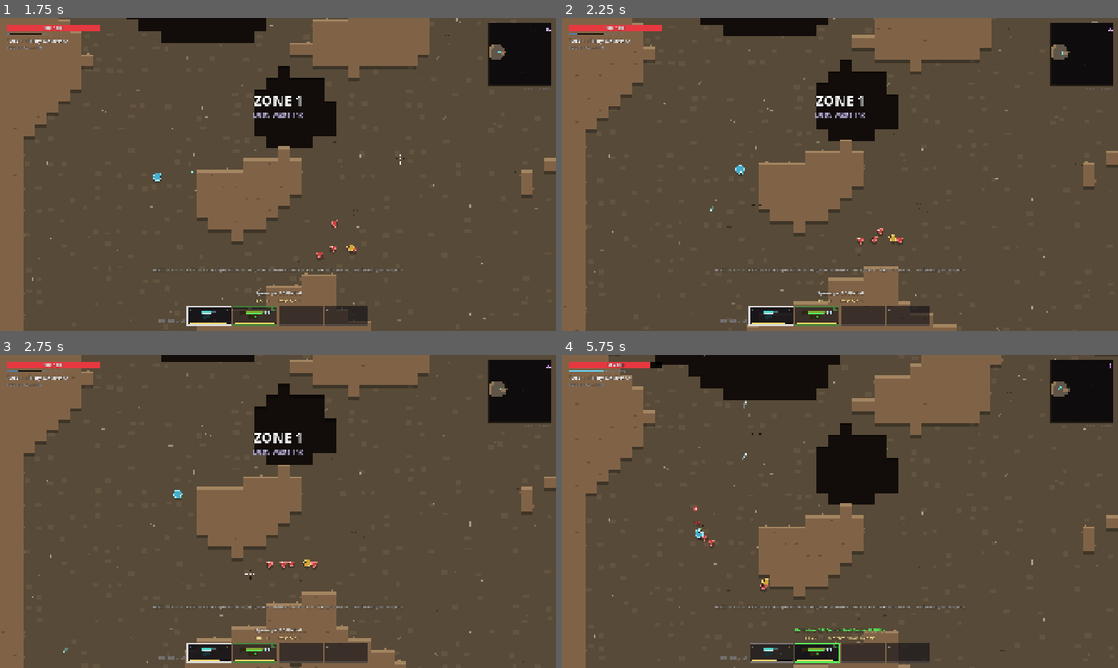
Above: before the commit, frames 1-4 (two rows, left to right).
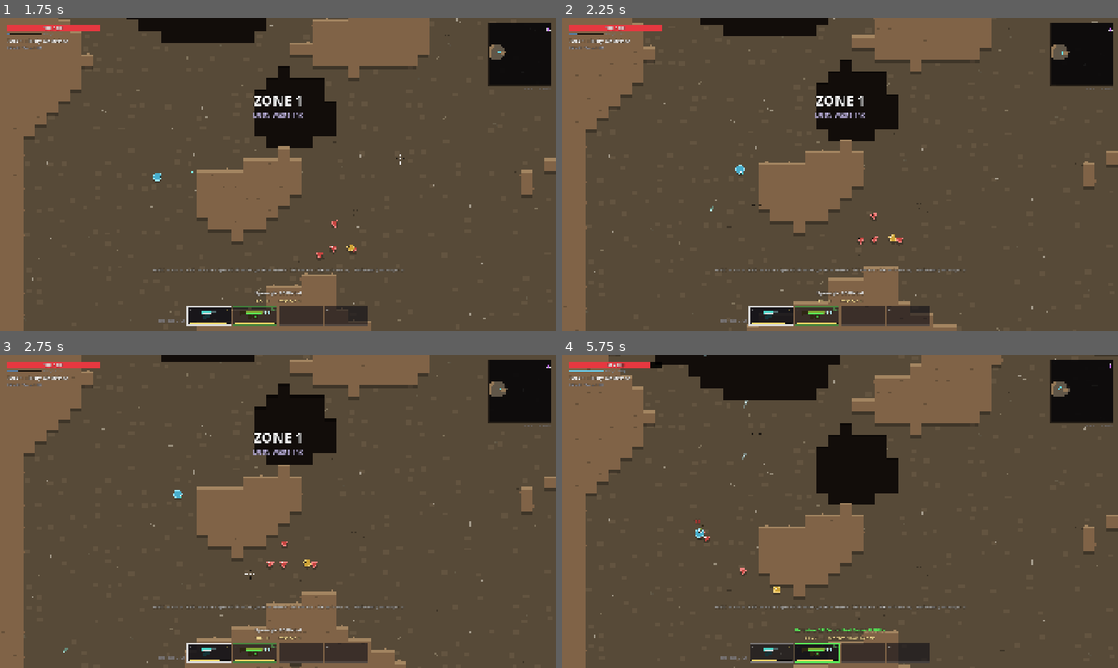
Above: after the commit, the same moments.

Repository: F-to-pay/Deviant
Game: Godot game, scene res://scenes/main.tscn
Same seed, same stepped clock (60 frames per second), same inputs: the game is played once before the commit and once after it.
Inputs (mouse positions are in pixels of both pictures, inside the frame that each line leads up to):
- Up to frame 1 (1.75 s): click "New game" at 0.5 s; tap Enter (restart) at 1.25 s; move the mouse to (400, 158) at 1.27 s; hold D (move_right) from 1.28 s (still down); tap Space (dodge) at 1.35 s; click (400, 158) at 1.42 s
- Up to frame 2 (2.25 s): release D (move_right) at 2 s; drag from (728, 190) to (812, 237) at 2.02 s
- Up to frame 3 (2.75 s): no input
- Up to frame 4 (5.75 s): move the mouse to (895, 442) at 2.77 s; hold D (move_right) 2.78-3.5 s; hold Q (last_weapon) 2.78-3.5 s; drag from (812, 574) to (673, 464) at 3.52 s; move the mouse to (1006, 558) at 4.27 s; hold A (move_left) 4.28-5 s; hold Mouse wheel up (prev_weapon) 4.28-5 s; drag from (673, 464) to (756, 433) at 5.02 s

Frame 1 is identical in both runs. In frame 2, less than 0.1% of the frame differs, in the area x 53-61%, y 62-72%; in frame 3, less than 0.1%; in frame 4, 0.5%, in the area x 2-100%, y 0-92%.

Commit message:
Enemies: size-aware A* pathfinding (AStarGrid2D) instead of the short flow field
- Grids per body size: a cell is open for class k if the k x k block from it is free,
  so brutes and big elites no longer try to squeeze into one-cell gaps
- Line-of-sight for movement uses a thick ray (body edges), not just the center
- Re-path every ~0.6 s (staggered) and immediately when stuck; no range limit

Co-Authored-By: Claude Opus 5.5 <noreply@anthropic.com>
Claude-Session: https://claude.ai/code/session_01AZQBAVJF7q7KLRgNT7bvs6

Diff:
--- a/scripts/entities/enemy.gd
+++ b/scripts/entities/enemy.gd
@@ -27,6 +27,11 @@
 var los_t: float = 0.0
 var has_los: bool = false
 var move_los: bool = false
+var _path := PackedVector2Array()   # путь A* к игроку (Zone.find_path)
+var _path_i := 0
+var _repath_t := 0.0
+var _stuck_t := 0.0
+var _last_pos := Vector2.ZERO
 var strafe: float = 1.0
 var charge_dir: Vector2 = Vector2.RIGHT
 var tele_cd: float = 3.0
@@ -196,7 +201,7 @@
 	if los_t <= 0.0:
 		los_t = randf_range(0.18, 0.3)
 		has_los = main.zone.ray_clear(position, player.position)
-		move_los = has_los and main.zone.ray_clear(position, player.position, true)
+		move_los = has_los and main.zone.ray_clear(position, player.position, true, radius)
 	_tick_affixes(d2, player, dist)
 	_behave(d2, player, to_p, dist)
 	if dead:
@@ -248,15 +253,35 @@
 			_chase(delta, player, speed)
 
 
+## Видно и проходимо телом — бежим напрямую; иначе — по пути A* с учётом своего размера.
 func _chase(delta: float, player: Player, spd: float) -> void:
 	var dir: Vector2
 	if move_los:
 		dir = (player.position - position).normalized()
+		_path = PackedVector2Array()
 	else:
-		dir = Game.main.zone.flow_dir(position)
-		if dir == Vector2.ZERO:
-			dir = (player.position - position).normalized()
+		dir = _path_dir(player.position, delta)
 	_move(dir * spd, delta)
+
+
+func _path_dir(target: Vector2, delta: float) -> Vector2:
+	_repath_t -= delta
+	# почти не сдвинулся — упёрся во что-то: пересчитать путь сразу
+	if position.distance_squared_to(_last_pos) < 1.0:
+		_stuck_t += delta
+	else:
+		_stuck_t = 0.0
+	_last_pos = position
+	if _repath_t <= 0.0 or _path_i >= _path.size() or _stuck_t > 0.5:
+		_repath_t = randf_range(0.45, 0.75)   # вразнобой, чтобы стая не считала пути в один кадр
+		_stuck_t = 0.0
+		_path = Game.main.zone.find_path(position, target, radius)
+		_path_i = 1 if _path.size() > 1 else 0
+	while _path_i < _path.size() and position.distance_to(_path[_path_i]) < Zone.T * 0.45:
+		_path_i += 1
+	if _path_i >= _path.size():
+		return (target - position).normalized()
+	return (_path[_path_i] - position).normalized()
 
 
 ## Держим дистанцию, стрейфим.
--- a/scripts/main.gd
+++ b/scripts/main.gd
@@ -35,7 +35,6 @@
 var orbs_spawned := 0
 
 var _warmup: Warmup = null
-var _flow_t := 0.0
 var _wake_t := 0.0
 var _explore_t := 0.0
 
@@ -208,7 +207,6 @@
 		for c in (data["chests"] if bool(Game.run["chests"]) else []):
 			_spawn_chest(zone.cell_center(c), rng.randf() < 0.12 + float(level) * 0.004)
 		_spawn_portal(zone.cell_center(data["portal"]), level + 1)
-	zone.update_flow(player.position)
 	zone.explore(player.position, 11)
 	_update_wake()
 	music.on_zone(boss != null)
@@ -551,11 +549,6 @@
 		var e: Enemy = o
 		if e.awake and not e.dead:
 			grid_hash.insert(e)
-	_flow_t -= delta
-	if _flow_t <= 0.0:
-		_flow_t = 0.25
-		if not player.dead:
-			zone.update_flow(player.position)
 	_wake_t -= delta
 	if _wake_t <= 0.0:
 		_wake_t = 0.3
--- a/scripts/world/zone.gd
+++ b/scripts/world/zone.gd
@@ -15,8 +15,7 @@
 var level: int = 1
 var grid: PackedByteArray
 var explored: PackedByteArray
-var flow: PackedInt32Array
-var _flow_touched: PackedInt32Array
+var _astar := {}             # класс размера -> AStarGrid2D (см. find_path)
 var biome: Dictionary = {}
 var decor: Array = []
 var chunks: Array = []
@@ -35,10 +34,7 @@
 	explored = PackedByteArray()
 	explored.resize(w * h)
 	explored.fill(0)
-	flow = PackedInt32Array()
-	flow.resize(w * h)
-	flow.fill(-1)
-	_flow_touched = PackedInt32Array()
+	_build_paths()
 	for c in chunks:
 		c.queue_free()
 	chunks.clear()
@@ -145,11 +141,16 @@
 
 
 ## Прямая видимость. for_move = ещё и пропасти считаются преградой.
-func ray_clear(a: Vector2, b: Vector2, for_move: bool = false) -> bool:
+## r > 0 (для движения): «толстый» луч — ещё два по краям тела, чтобы не тереться об углы.
+func ray_clear(a: Vector2, b: Vector2, for_move: bool = false, r: float = 0.0) -> bool:
 	var d := b - a
 	var dist := d.length()
 	if dist < 1.0:
 		return true
+	if r > 0.0:
+		var side := d.orthogonal().normalized() * r * 0.9
+		if not ray_clear(a + side, b + side, for_move) or not ray_clear(a - side, b - side, for_move):
+			return false
 	var n := ceili(dist / (T * 0.5))
 	for i in range(1, n):
 		var p := a + d * (float(i) / float(n))
@@ -168,80 +169,78 @@
 	return p
 
 
-# --- Поле потока (BFS от игрока) ---------------------------------------------------
-
-@warning_ignore("integer_division")
-func update_flow(target: Vector2, max_dist: int = 32) -> void:
-	for i in _flow_touched:
-		flow[i] = -1
-	_flow_touched.resize(0)
-	var c := cell_at(target)
-	if not in_bounds(c.x, c.y):
-		return
-	var start := idx(c.x, c.y)
-	var queue := PackedInt32Array([start])
-	flow[start] = 0
-	_flow_touched.append(start)
-	var head := 0
-	while head < queue.size():
-		var cur := queue[head]
-		head += 1
-		var d := flow[cur]
-		if d >= max_dist:
-			continue
-		var cx := cur % w
-		var cy := cur / w
-		for k in 4:
-			var nx := cx
-			var ny := cy
-			if k == 0:
-				nx += 1
-			elif k == 1:
-				nx -= 1
-			elif k == 2:
-				ny += 1
-			else:
-				ny -= 1
-			if nx < 0 or ny < 0 or nx >= w or ny >= h:
-				continue
-			var ni := ny * w + nx
-			if flow[ni] != -1:
-				continue
-			var v := grid[ni]
-			if v == ROCK or v == PIT:
-				continue
-			flow[ni] = d + 1
-			queue.append(ni)
-			_flow_touched.append(ni)
-
-
-## Направление «вниз по полю» к игроку. ZERO — если вне поля.
-func flow_dir(p: Vector2) -> Vector2:
-	var c := cell_at(p)
-	if not in_bounds(c.x, c.y):
-		return Vector2.ZERO
-	var cur := flow[idx(c.x, c.y)]
-	if cur < 0:
-		return Vector2.ZERO
-	var best := cur
-	var best_c := c
-	for dy in range(-1, 2):
-		for dx in range(-1, 2):
-			if dx == 0 and dy == 0:
-				continue
-			var nx := c.x + dx
-			var ny := c.y + dy
-			if not in_bounds(nx, ny) or blocks_move_cell(nx, ny):
-				continue
-			if dx != 0 and dy != 0 and (blocks_move_cell(c.x + dx, c.y) or blocks_move_cell(c.x, c.y + dy)):
-				continue
-			var v := flow[idx(nx, ny)]
-			if v >= 0 and v < best:
-				best = v
-				best_c = Vector2i(nx, ny)
-	if best_c == c:
-		return Vector2.ZERO
-	return (cell_center(best_c) - p).normalized()
+# --- Поиск пути (AStarGrid2D) -------------------------------------------------------
+## Враги ходят по A* (движок, C++). Сетки — по «размеру» врага: класс k = сколько клеток в ширину
+## ему нужно (тело диаметром до k·T). Для класса k клетка проходима, если свободен блок k×k,
+## начинающийся с неё; центр врага на пути — центр этого блока. Так громила не лезет в щель в 1 клетку.
+## Класс 1 и 2 строятся при загрузке зоны, 3 (босс) — при первом запросе.
+
+const PATH_CLASS_MAX := 3
+
+
+## Класс размера по радиусу: сколько клеток нужно телу в ширину.
+static func size_class(r: float) -> int:
+	return clampi(ceili((r * 2.0 + 2.0) / T), 1, PATH_CLASS_MAX)
+
+
+func _build_paths() -> void:
+	_astar.clear()
+	for k in [1, 2]:
+		_astar[k] = _make_astar(k)
+
+
+func _make_astar(k: int) -> AStarGrid2D:
+	var g := AStarGrid2D.new()
+	g.region = Rect2i(0, 0, w, h)
+	g.cell_size = Vector2(T, T)
+	g.offset = Vector2(T * 0.5 * float(k), T * 0.5 * float(k))
+	g.diagonal_mode = AStarGrid2D.DIAGONAL_MODE_ONLY_IF_NO_OBSTACLES
+	g.default_compute_heuristic = AStarGrid2D.HEURISTIC_OCTILE
+	g.default_estimate_heuristic = AStarGrid2D.HEURISTIC_OCTILE
+	g.update()
+	for cy in h:
+		for cx in w:
+			if not _block_free(cx, cy, k):
+				g.set_point_solid(Vector2i(cx, cy), true)
+	return g
+
+
+func _block_free(cx: int, cy: int, k: int) -> bool:
+	if cx + k > w or cy + k > h:
+		return false
+	for dy in k:
+		for dx in k:
+			if blocks_move_cell(cx + dx, cy + dy):
+				return false
+	return true
+
+
+## Ближайшая проходимая клетка сетки k к точке (поиск по расширяющимся кольцам).
+func _nearest_open(g: AStarGrid2D, p: Vector2, k: int) -> Vector2i:
+	var c := cell_at(p - Vector2(T * 0.5 * float(k - 1), T * 0.5 * float(k - 1)))
+	for r in 4:
+		for dy in range(-r, r + 1):
+			for dx in range(-r, r + 1):
+				if maxi(absi(dx), absi(dy)) != r:
+					continue
+				var q := Vector2i(c.x + dx, c.y + dy)
+				if g.is_in_boundsv(q) and not g.is_point_solid(q):
+					return q
+	return Vector2i(-1, -1)
+
+
+## Путь из точки from к точке to для тела радиусом r: точки центров (мировые координаты),
+## первая — где стоишь. Цель недостижима — путь до ближайшего к ней места. Пусто — пути нет.
+func find_path(from: Vector2, to: Vector2, r: float) -> PackedVector2Array:
+	var k := size_class(r)
+	if not _astar.has(k):
+		_astar[k] = _make_astar(k)
+	var g: AStarGrid2D = _astar[k]
+	var a := _nearest_open(g, from, k)
+	var b := _nearest_open(g, to, k)
+	if a.x < 0 or b.x < 0:
+		return PackedVector2Array()
+	return g.get_point_path(a, b, true)
 
 
 # --- Миникарта ----------------------------------------------------------------------
